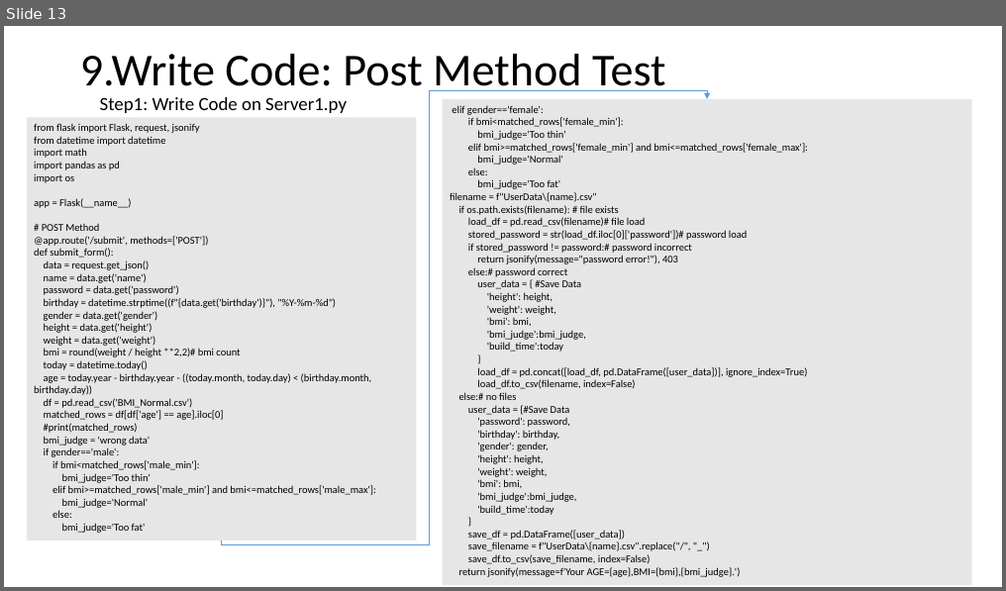
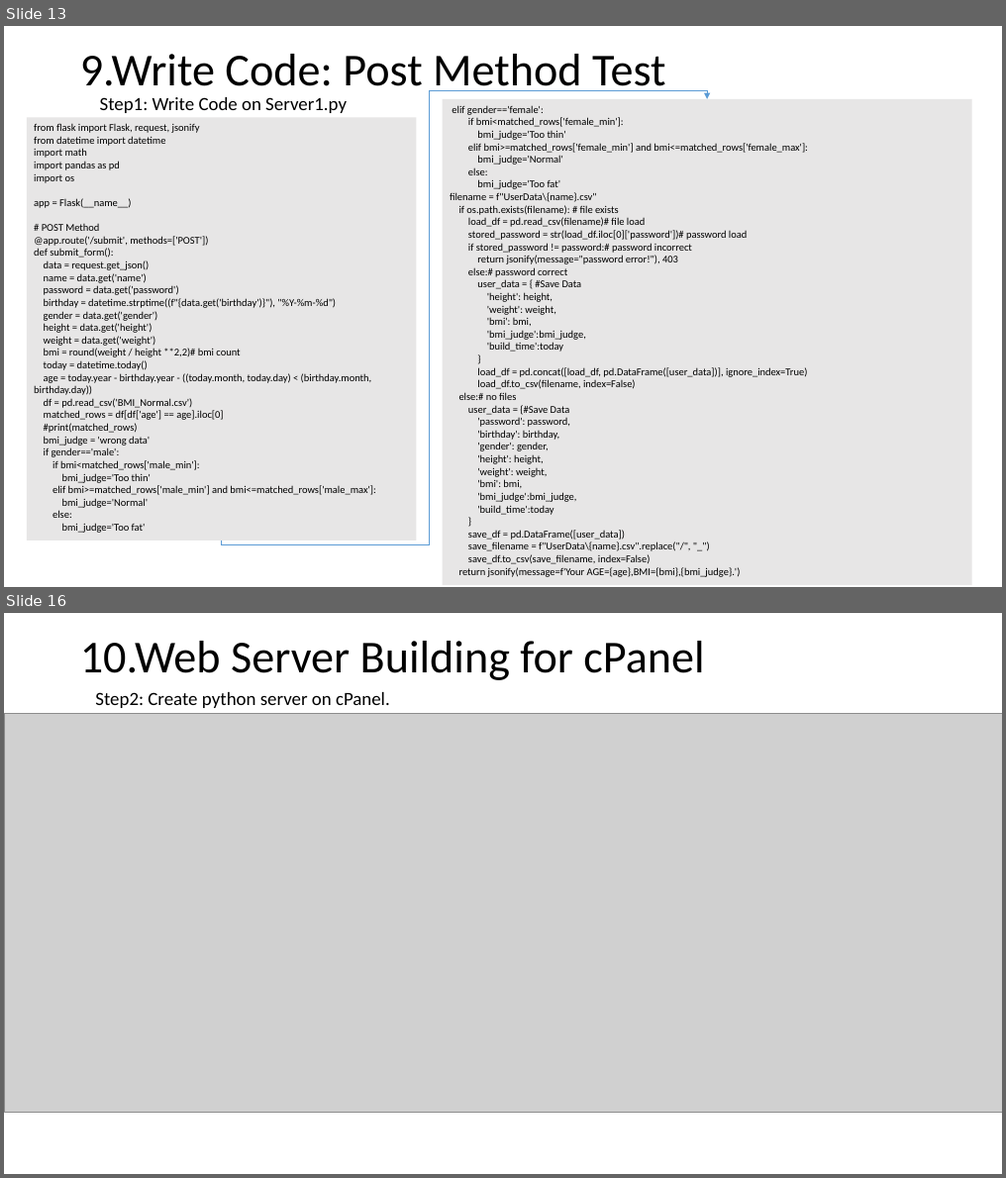
Before and after one commit to Chen-Wi-Ki/FlaskServerTeach, a slide deck: PythonFlask/Teach.pptx. Shown one above the other, each under a label of ours: slide 13 before the commit, slides 13 and 16 after it; the slides between them are not shown. The pictures are 1006x591 and 1006x1178 pixels, drawn with LibreOffice and Linux fonts; fonts in the diff are those of the drawing; grey boxes stand for pictures. Boxes give left, top, right and bottom in pixels: in the first picture for what was removed or moved away, otherwise in the second. Text is boxed around its words. In the diff, an @@ line names an element or a change of style, - is before the commit and + after.

Commit message:
Teach of Web Server Building for cPanel

```diff
--- a/PythonFlask/Teach.pptx
+++ b/PythonFlask/Teach.pptx
@@ slide 16 added at [4, 613, 1002, 1174], background #FFFFFF @@
@@ title added at [80, 641, 704, 680], 44 pt, text #000000 @@
+10.Web Server Building for cPanel
@@ text added at [95, 692, 390, 708], 18 pt, text #000000 @@
+Step2: Create python server on cPanel.
@@ picture added at [4, 714, 1002, 1113] @@
```
Also in this commit, not shown: 1 slide changed, 7 other slides added.
